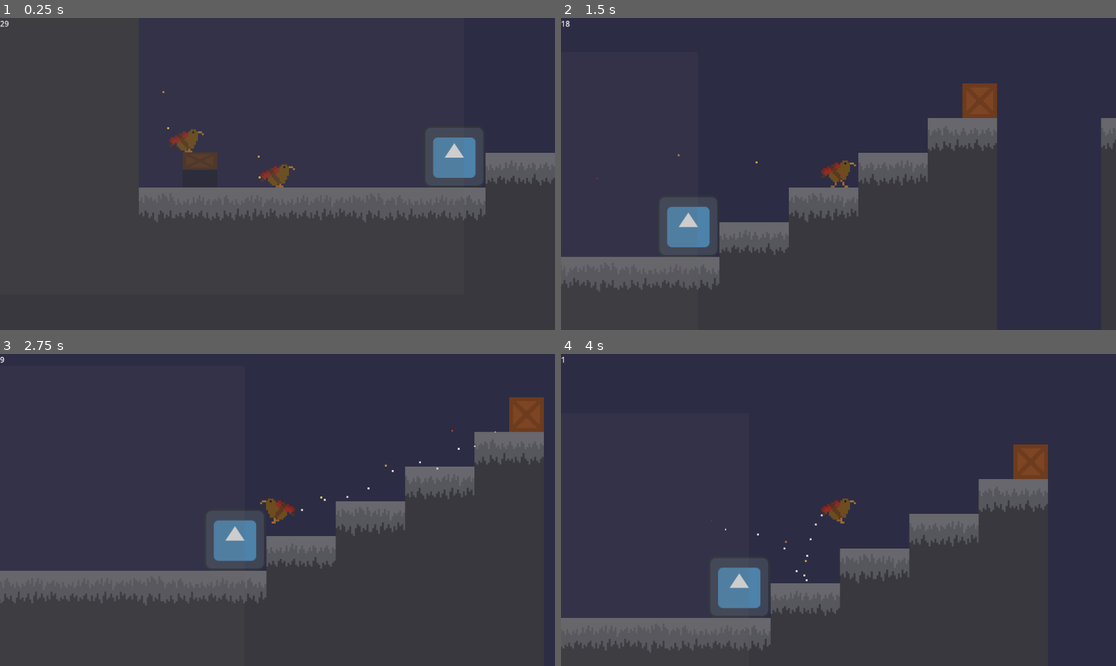
Above: before the commit, frames 1-4 (two rows, left to right).
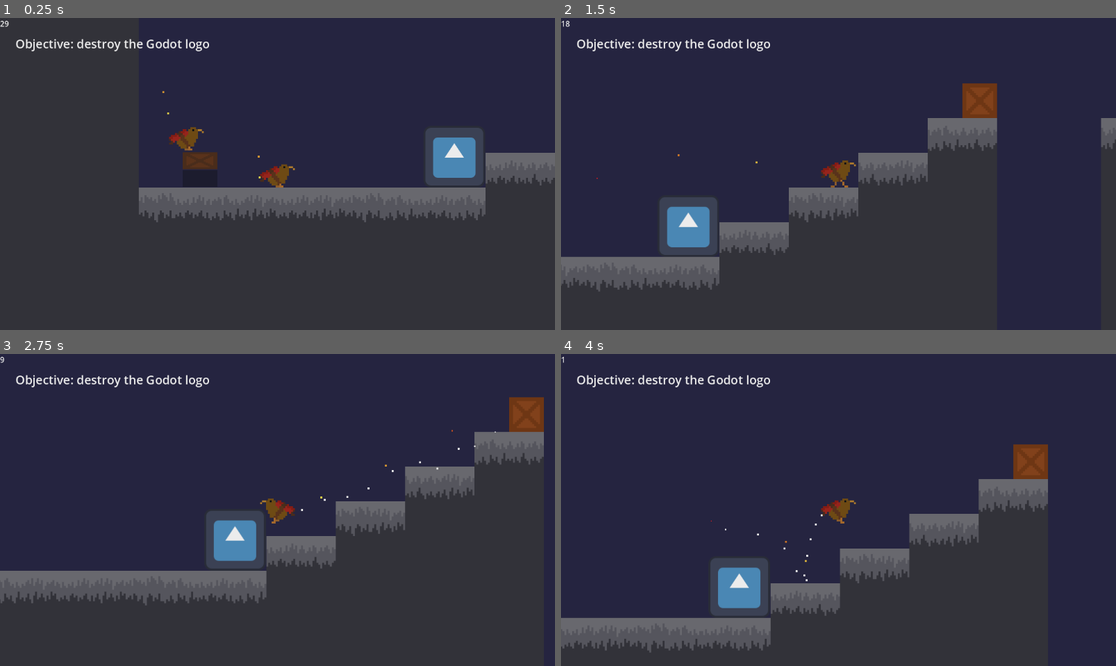
Above: after the commit, the same moments.

Repository: PixelParrot4/tactical-explosive-kiwi-simulator-2004
Game: Godot game, scene res://level_1.tscn
The game is run twice, just before and just after one commit, with the same random seed, the same clock (stepped at 60 frames per second) and the same inputs. This scene is started directly instead of the project's main scene. The engine's default icon, where the game draws it, is replaced by a stand-in: a white triangle on a blue panel in a dark square.
Inputs (mouse positions are in pixels of both pictures, inside the frame that each line leads up to):
- Up to frame 1 (0.25 s): no input
- Up to frame 2 (1.5 s): move the mouse to (960, 158) at 0.52 s; press the mouse at (960, 158) at 0.53 s; hold Right (right) from 0.53 s (still down); tap Up (ui_up) at 0.77 s; move the mouse to (727, 189) at 1.27 s; release the mouse at (727, 189) at 1.28 s; click (727, 189) at 1.35 s
- Up to frame 3 (2.75 s): tap Up (ui_up) at 1.52 s; move the mouse to (333, 441) at 2.02 s; release Right (right) at 2.03 s; press the mouse at (333, 441) at 2.03 s; hold Left (left) from 2.03 s (still down)
- Up to frame 4 (4 s): move the mouse to (810, 572) at 2.77 s; release Left (left) at 2.78 s; release the mouse at (810, 572) at 2.78 s; hold Right (right) from 2.78 s (still down); click (810, 572) at 2.85 s; tap Up (ui_up) at 3.02, 3.77 s; move the mouse to (1005, 556) at 3.52 s; press the mouse at (1005, 556) at 3.53 s

The runs differ from the first frame. In frame 1, 0.7% of the frame differs, in the area x 0-84%, y 0-52%; in frame 2, 0.6%; in frame 3, 0.5%; in frame 4, 0.6%.

Commit message:
started work on level switching system

Diff:
--- a/player.gd
+++ b/player.gd
@@ -6,7 +6,7 @@
 @onready var Sparks2=$Sparks2
 @onready var Fuse =$Fuse
 @onready var Level =$".."
-var ui_scene = preload("res://ui.tscn")
+
 
 var MAX_SPEED = 900
 var JUMP_VELOCITY = -775
@@ -158,8 +158,9 @@
 	active = false #disables movement
 	Level.kiwi_death_count += 1
 	get_tree().call_group("PlayableCharacters", "should_this_kiwi_be_active")
+	$CollisionShape2D.disabled = true
 
-	ui_scene.queue_free()
+	$Camera2D.queue_free()
 
 
 
@@ -174,5 +175,6 @@
 	active = true
 
 #gives newly-active kiwi Camera2D and GUI
+	var ui_scene = preload("res://ui.tscn")
 	var ui_instance = ui_scene.instantiate()
 	add_child(ui_instance)
--- a/player.tscn
+++ b/player.tscn
@@ -1,9 +1,8 @@
-[gd_scene load_steps=23 format=3 uid="uid://68egir1faxek"]
+[gd_scene load_steps=22 format=3 uid="uid://68egir1faxek"]
 
 [ext_resource type="Script" path="res://player.gd" id="1_tv7mn"]
 [ext_resource type="Texture2D" uid="uid://cewokd3xo7d08" path="res://assets/graphics/idlex4.png" id="2_tcfql"]
 [ext_resource type="Texture2D" uid="uid://byj635h116y4p" path="res://assets/graphics/walk x4.png" id="3_7cabf"]
-[ext_resource type="PackedScene" uid="uid://cxftaaq3npdhc" path="res://ui.tscn" id="4_kmqoj"]
 
 [sub_resource type="AtlasTexture" id="AtlasTexture_c5yo8"]
 atlas = ExtResource("2_tcfql")
@@ -127,8 +126,6 @@
 [node name="CollisionShape2D" type="CollisionShape2D" parent="."]
 shape = SubResource("CapsuleShape2D_80y7r")
 
-[node name="Camera2D" parent="." groups=["PlayableCharacters"] instance=ExtResource("4_kmqoj")]
-
 [node name="Sparks1" type="CPUParticles2D" parent="."]
 position = Vector2(-34, 10)
 amount = 3
--- a/ui.tscn
+++ b/ui.tscn
@@ -160,6 +160,15 @@
 text = "Back
 "
 
+[node name="Objective" type="Label" parent="UI"]
+layout_mode = 0
+offset_left = 32.0
+offset_top = 36.0
+offset_right = 291.0
+offset_bottom = 59.0
+theme_override_font_sizes/font_size = 25
+text = "Objective: destroy the Godot logo"
+
 [connection signal="value_changed" from="UI/VBoxContainer/SpeedHSlider" to="UI" method="_on_speed_h_slider_value_changed"]
 [connection signal="value_changed" from="UI/VBoxContainer/JumpHSlider" to="UI" method="_on_jump_h_slider_value_changed"]
 [connection signal="value_changed" from="UI/VBoxContainer/GravityHSlider" to="UI" method="_on_gravity_h_slider_value_changed"]
